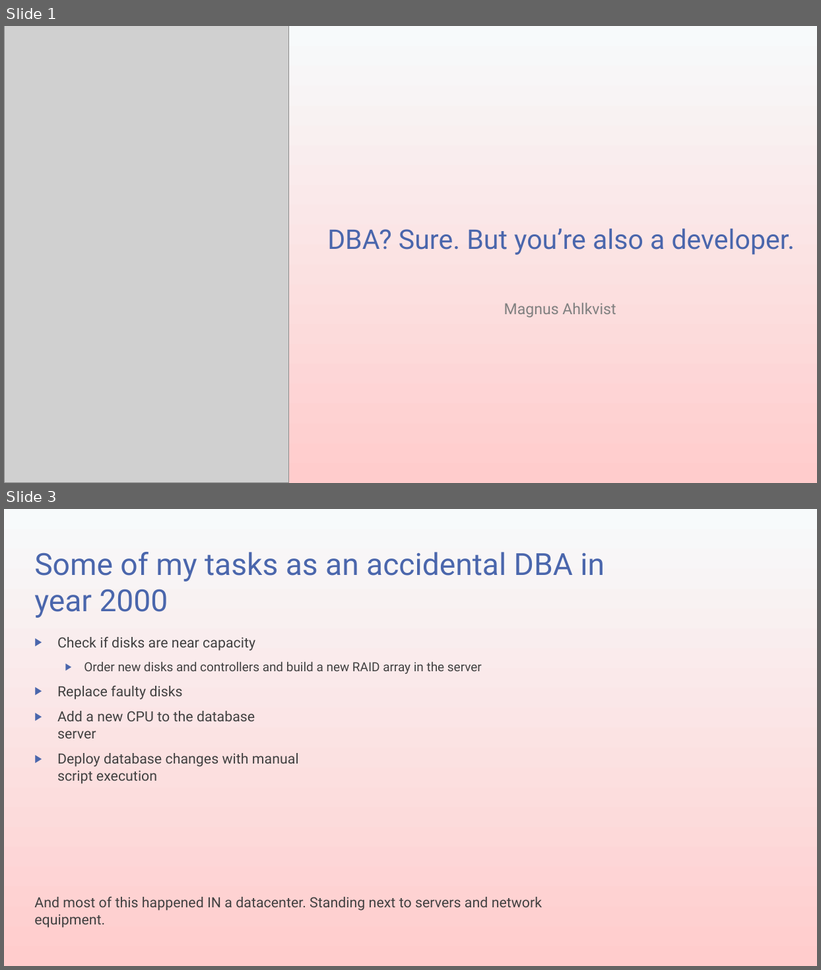
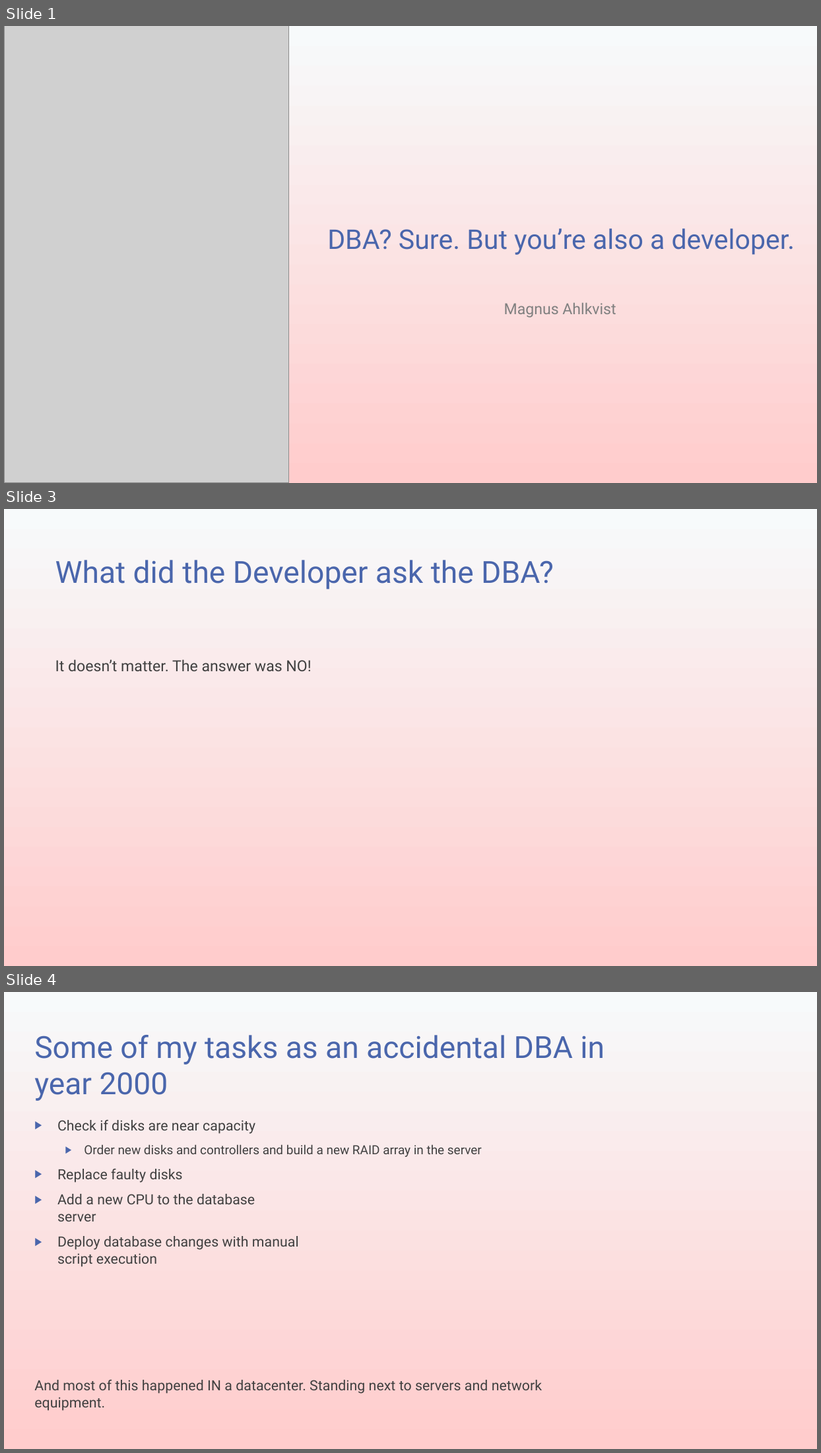
Before and after one commit to transmokopter/Presentations, a slide deck: dba-sure-but-youre-also-a-develoer/dba-sure-but-youre-also-a-develoer.pptx. Shown one above the other, each under a label of ours: slides 1 and 3 before the commit, slides 1, 3 and 4 after it; the slides between them are not shown. The pictures are 821x970 and 821x1453 pixels, drawn with LibreOffice and Linux fonts; fonts in the diff are those of the drawing; grey boxes stand for pictures; background and template pictures are left out. Boxes give left, top, right and bottom in pixels: in the first picture for what was removed or moved away, otherwise in the second. Text is boxed around its words. In the diff, an @@ line names an element or a change of style, - is before the commit and + after.

```diff
--- a/dba-sure-but-youre-also-a-develoer/dba-sure-but-youre-also-a-develoer.pptx
+++ b/dba-sure-but-youre-also-a-develoer/dba-sure-but-youre-also-a-develoer.pptx
@@ slide 3 added at box(4, 509, 817, 966), background gradient #F7FAFB to #FFCCCC @@
@@ title added at box(55, 560, 554, 590), 36 pt, text #4A66AC @@
+What did the Developer ask the DBA?
@@ text added at box(55, 659, 311, 671), 18 pt, text #404040 @@
+It doesn’t matter. The answer was NO!
@@ what was slide 3 is now slide 4 @@
```
Also in this commit, not shown: 1 other slide added, 1 slide removed.
